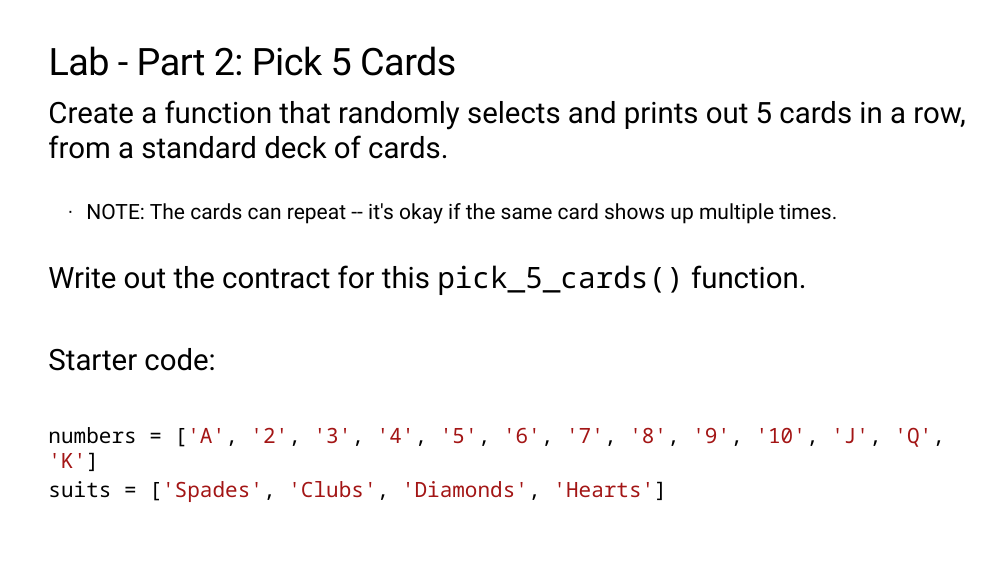
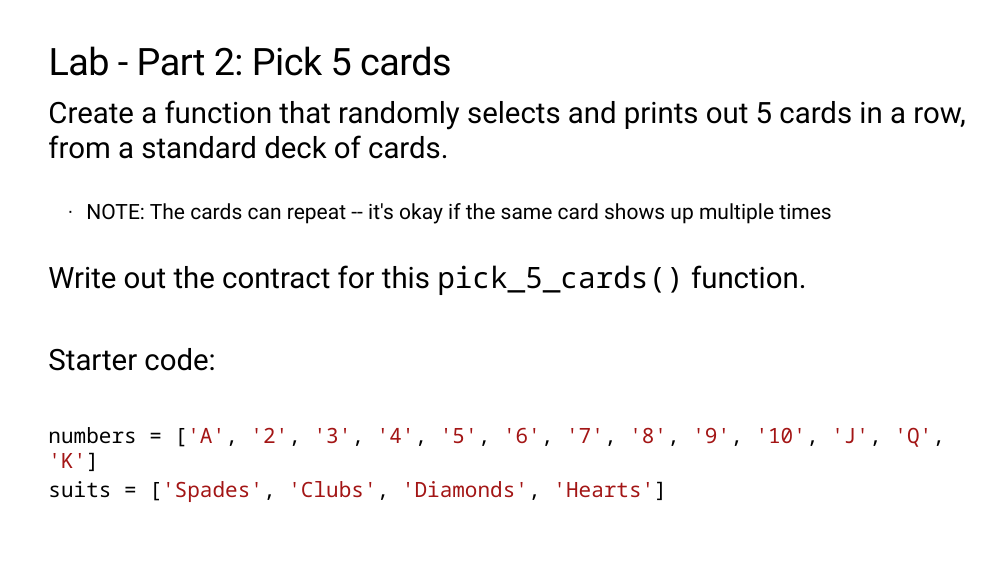
Before and after one commit to TEALSK12/2nd-semester-introduction-to-computer-science, a slide deck: slide 17 of units/3_unit/slidedecks/Intro Python 3.02 TEALS.pptx. Drawn at 1008x567 pixels with LibreOffice and Linux fonts; fonts in the diff are those of the drawing; background and template pictures are left out. Boxes give left, top, right and bottom in pixels: in the first picture for what was removed or moved away, otherwise in the second. Text is boxed around its words. In the diff, an @@ line names an element or a change of style, - is before the commit and + after.

```diff
--- a/units/3_unit/slidedecks/Intro Python 3.02 TEALS.pptx
+++ b/units/3_unit/slidedecks/Intro Python 3.02 TEALS.pptx
@@ title at (49, 46, 451, 76): text changed @@
-Lab - Part 2: Pick 5 Cards
+Lab - Part 2: Pick 5 cards
@@ text at (86, 203, 831, 224): text changed @@
-  · NOTE: The cards can repeat -- it's okay if the same card shows up multiple times.
+  · NOTE: The cards can repeat -- it's okay if the same card shows up multiple times
```
Also in this commit, not shown: 14 other slides changed.
